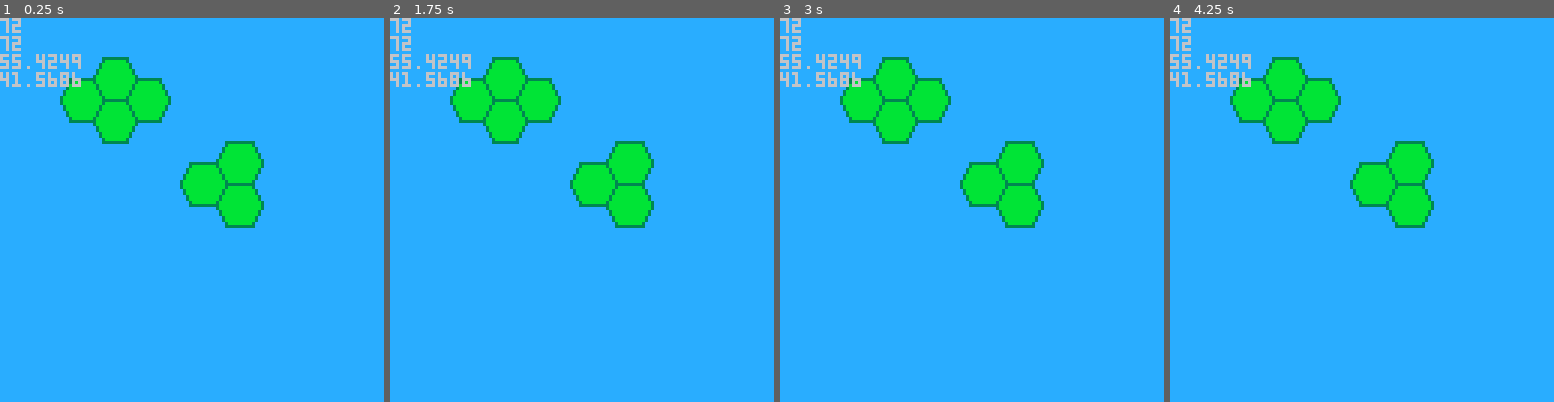
Above: before the commit, frames 1-4 (left to right).
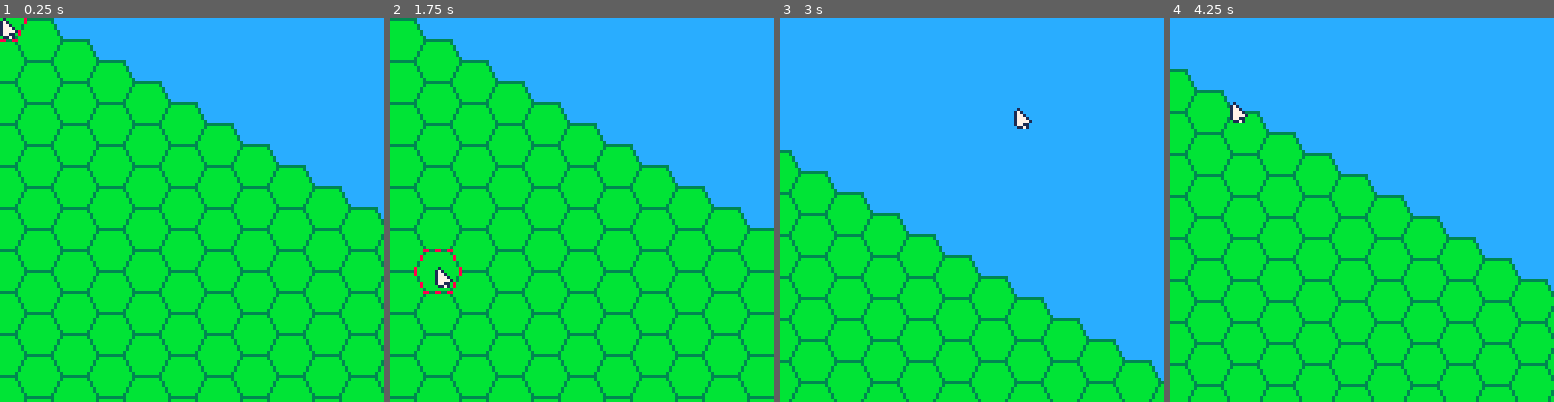
Above: after the commit, the same moments.

Repository: jan-Kulpas/pico8-hexgame
Game: PICO-8 cartridge hextest.p8
Same seed, same stepped clock (60 frames per second), same inputs: the game is played once before the commit and once after it.
Inputs (mouse positions are in pixels of both pictures, inside the frame that each line leads up to):
- Up to frame 1 (0.25 s): no input
- Up to frame 2 (1.75 s): click (670, 121) at 0.67 s; click (436, 267) at 1.22 s; hold Right from 1.6 s (still down)
- Up to frame 3 (3 s): click (887, 114) at 1.77 s; release Right at 2.1 s; hold Up 2.15-2.42 s; click (952, 259) at 2.32 s; hold Right from 2.47 s (still down); click (1014, 106) at 2.87 s
- Up to frame 4 (4.25 s): release Right at 3.03 s; hold Left 3.08-3.58 s; click (1465, 256) at 3.42 s; hold Down 3.63-3.97 s; click (1231, 102) at 3.97 s; hold Right from 4.02 s (still down)

The runs differ from the first frame. In frame 1, 71% of the frame differs, in the area x 0-100%, y 0-100%; in frame 2, 70%; in frame 3, 45%; in frame 4, 64%.

Commit message:
Initial commits of the local versions

Diff:
--- a/hextest.p8
+++ b/hextest.p8
@@ -1,33 +1,102 @@
 pico-8 cartridge // http://www.pico-8.com
 version 33
 __lua__
-cls(12)
-spr(1,20,20,2,2)
-spr(1,31,27,2,2)
-spr(1,31,13,2,2)
-spr(1,42,20,2,2)
+function _init()
+	poke(0x5f2d, 1)
+	log("kurwa",true)
 
-size=8
-h1={q=6,r=1}
-h2={q=6,r=0}
-h3={q=5,r=1}
+
+	hexes={}
+	cam_x,cam_y=0,0
+	mx,my=0,0
+
+	--hex array in axial coordinates
+	for q=0,20 do
+		for r=0,10 do
+		 add(hexes,{q=q,r=r})
+		end
+	end
+end
+
+function round(val)
+	return flr(val+.5)
+end
+
 function h2p(hex)
-	local x = size*(3/2*hex.q)
-	local y = size*(sqrt(3)/2*hex.q + sqrt(3)*hex.r)
+	local x = hex.q*12
+	local y = hex.r*14+hex.q*7
 	return {x=x,y=y}
 end
 
-p1=h2p(h1)
-p2=h2p(h2)
-p3=h2p(h3)
-?p1.x
-?p2.x
-?p1.y
-?p2.y
+function p2h(p)
+	local q=p.x/12
+	local r=p.y/14-q/2
 
-spr(3,p1.x,p1.y,2,2)
-spr(3,p2.x,p2.y,2,2)
-spr(3,p3.x,p3.y,2,2)
+	log("q  "..q)
+	log("r  "..r)
+
+	if q%1>.4 and q%1<.55 then
+		return nil
+	end
+
+	return {q=round(q),r=round(r)}
+end
+
+function _update60()
+ if btn(➡️) then
+ 	cam_x+=1
+ end
+ if btn(⬅️) then
+ 	cam_x-=1
+ end
+ if btn(⬆️) then
+ 	cam_y-=1
+ end
+ if btn(⬇️) then
+ 	cam_y+=1
+ end
+
+ mx,my=stat(32),stat(33)
+ cmx,cmy=cam_x+mx,cam_y+my
+ hexp=p2h({x=cmx,y=cmy})
+end
+
+function _draw()
+	cls(12)
+
+	--hex grid
+	camera(cam_x,cam_y)
+	for h in all(hexes) do
+		local p=h2p(h)
+ 	spr(1,p.x-7,p.y-7,2,2)
+  --pset(p.x,p.y,8)
+	end
+
+	if(pget(cmx,cmy)!=12) then
+		if(hexp) then
+			local shp=h2p(hexp)
+			spr(3+flr(sin(t()*2)+1)*2,shp.x-7,shp.y-7,2,2)
+		end
+	end
+	camera()
+
+	spr(15,mx,my)
+	--debug
+	--print(cam_x,120,5,1)
+	--print(cam_y,120,11,1)
+	--print(mx,5,5,1)
+	--print(my,5,11,1)
+	--print(cmx,105,5,1)
+	--print(cmy,105,11,1)
+	--print(round(hexp.q-0.01),60,5,1)
+--	print(hexp.q,70,5,1)
+	--print(round(hexp.r),60,11,1)
+	--print(hexp.r,70,11,1)
+end
+-->8
+function log(t,over)
+	printh(t,"log",over or false)
+end
 
 
 
Not shown, changed: 31 lines of the sprite sheet (__gfx__) section of hextest.p8
